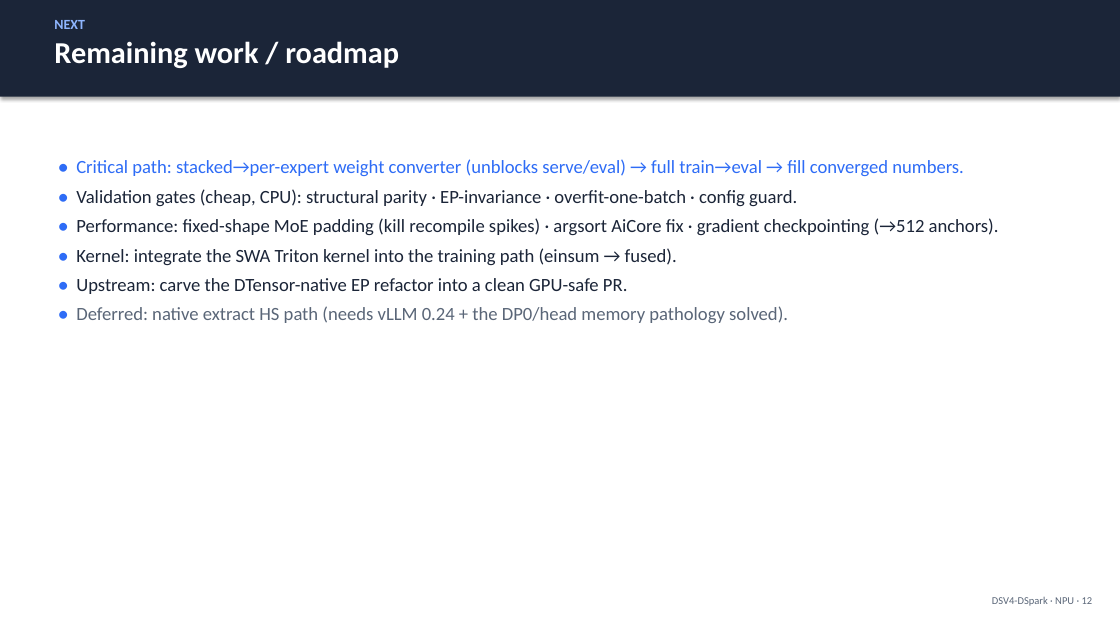
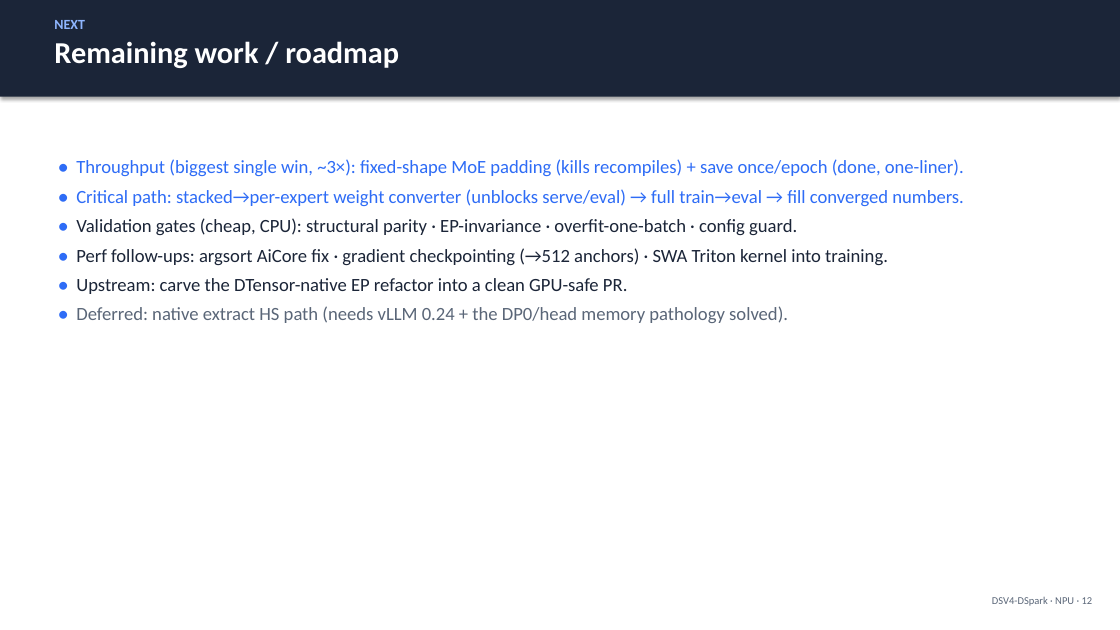
Before and after one commit to Sawyer117/speculators, a slide deck: slide 12 of docs/reports/dsv4_dspark_npu_report.pptx. Drawn at 1120x630 pixels with LibreOffice and Linux fonts; fonts in the diff are those of the drawing. Boxes give left, top, right and bottom in pixels: in the first picture for what was removed or moved away, otherwise in the second. Text is boxed around its words. In the diff, an @@ line names an element or a change of style, - is before the commit and + after.

```diff
--- a/docs/reports/dsv4_dspark_npu_report.pptx
+++ b/docs/reports/dsv4_dspark_npu_report.pptx
@@ text at box(76, 159, 964, 176): paragraph added @@
+• Throughput (biggest single win, ~3×): fixed-shape MoE padding (kills recompiles) + save once/epoch (done, one-liner).
@@ text at box(76, 248, 888, 265): text changed @@
-• Performance: fixed-shape MoE padding (kill recompile spikes) · argsort AiCore fix · gradient checkpointing (→512 anchors).
-• Kernel: integrate the SWA Triton kernel into the training path (einsum → fused).
+• Perf follow-ups: argsort AiCore fix · gradient checkpointing (→512 anchors) · SWA Triton kernel into training.
```
Also in this commit, not shown: 1 other slide changed, 1 slide added, 1 slide removed, 1 other file.
